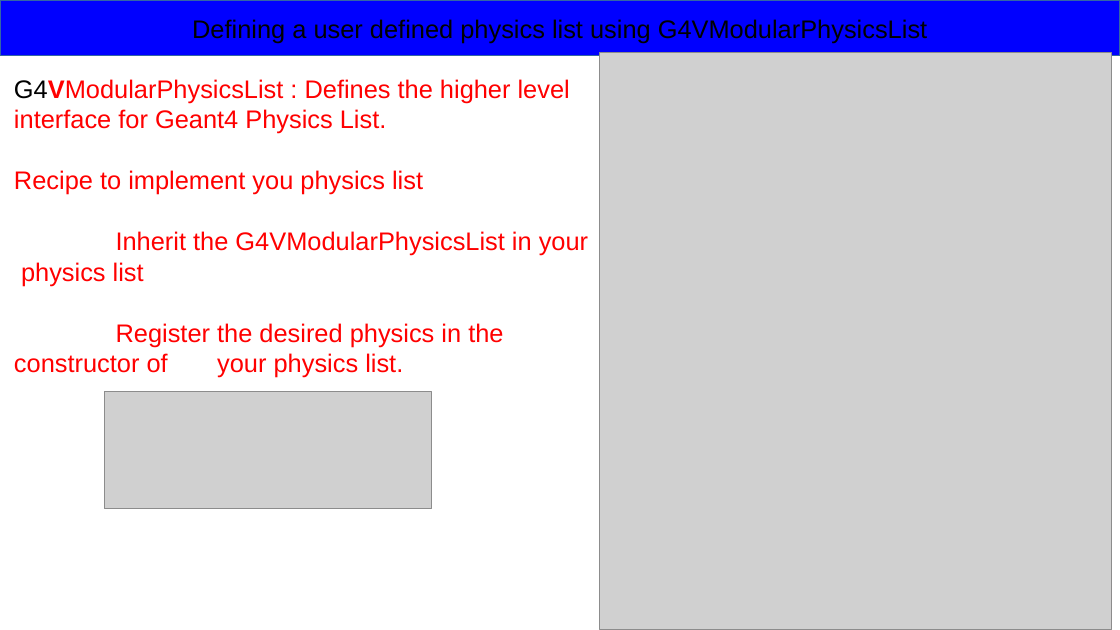
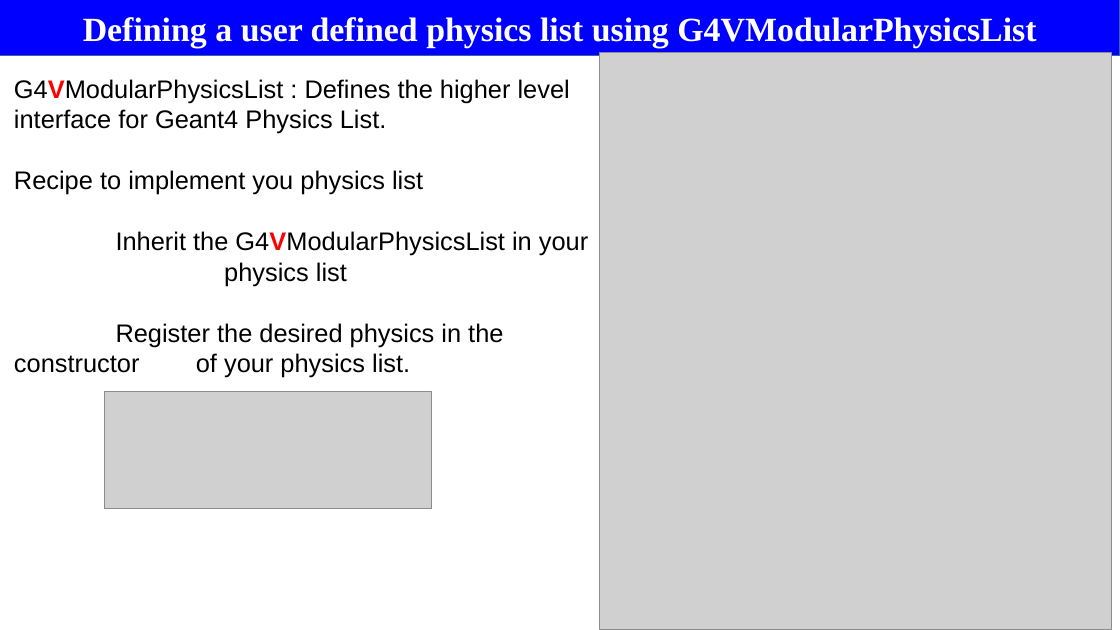
Before and after one commit to rsehgal/G4Simulations, a slide deck: slide 14 of Presentations/PhysicsList.pptx (slide 10 before the commit). Drawn at 1120x630 pixels with LibreOffice and Linux fonts; fonts in the diff are those of the drawing; grey boxes stand for pictures. Boxes give left, top, right and bottom in pixels: in the first picture for what was removed or moved away, otherwise in the second. Text is boxed around its words. In the diff, an @@ line names an element or a change of style, - is before the commit and + after.

Commit message:
Modified the PhysicsList PPTs

```diff
--- a/Presentations/PhysicsList.pptx
+++ b/Presentations/PhysicsList.pptx
@@ rectangle "Defining a user defined physics ..." at [0, 0, 1120, 56]: size 18 to 24 pt, font Arial to Times New Roman, text colour #000000 to #FFFFFF, bold on @@
@@ text "G4VModularPhysicsList : Defines the higher ..." at [14, 79, 588, 378]: text colour #FF0000 to #000000; bold on in "G4VModularPhysicsList" @@
```
Also in this commit, not shown: 14 other slides changed, 16 slides added, 2 slides removed, 2 other files.
